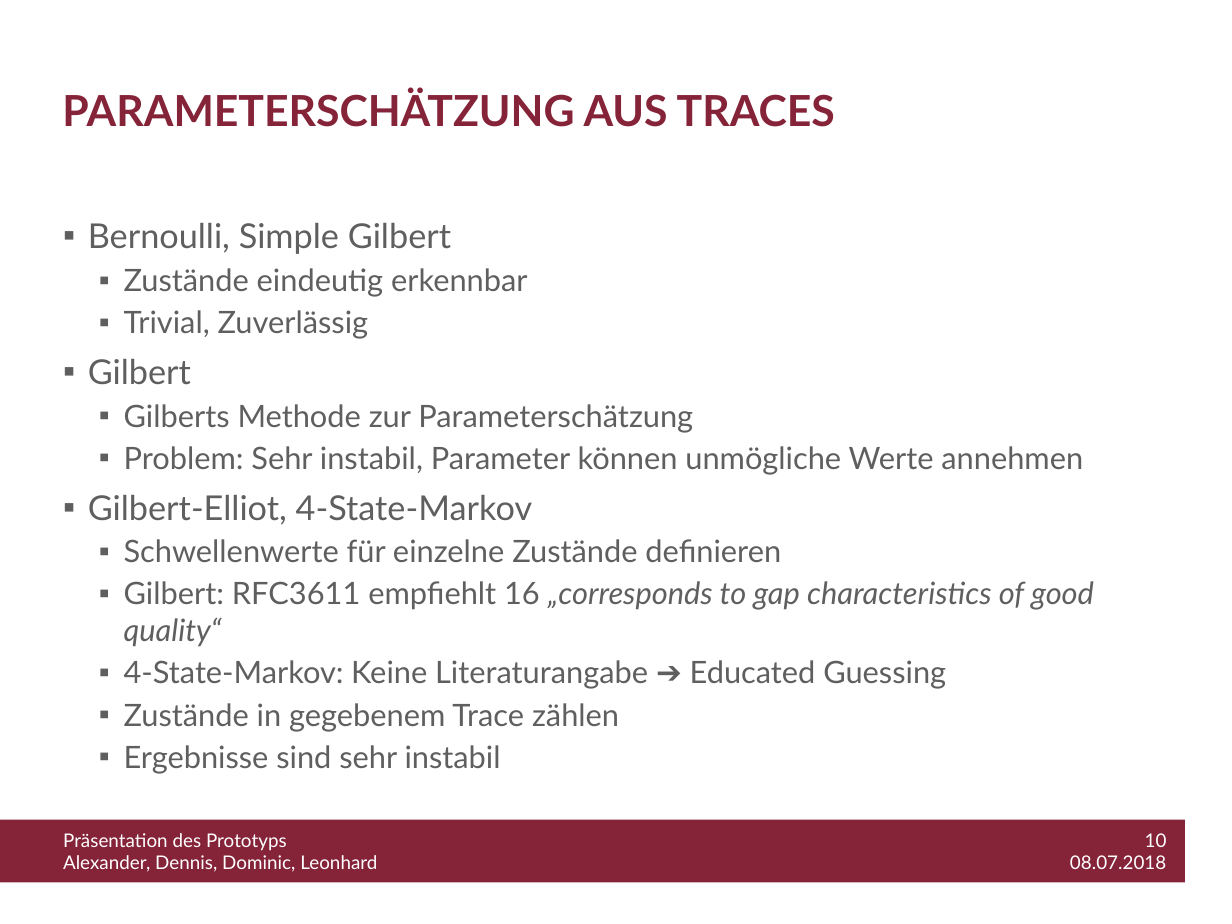
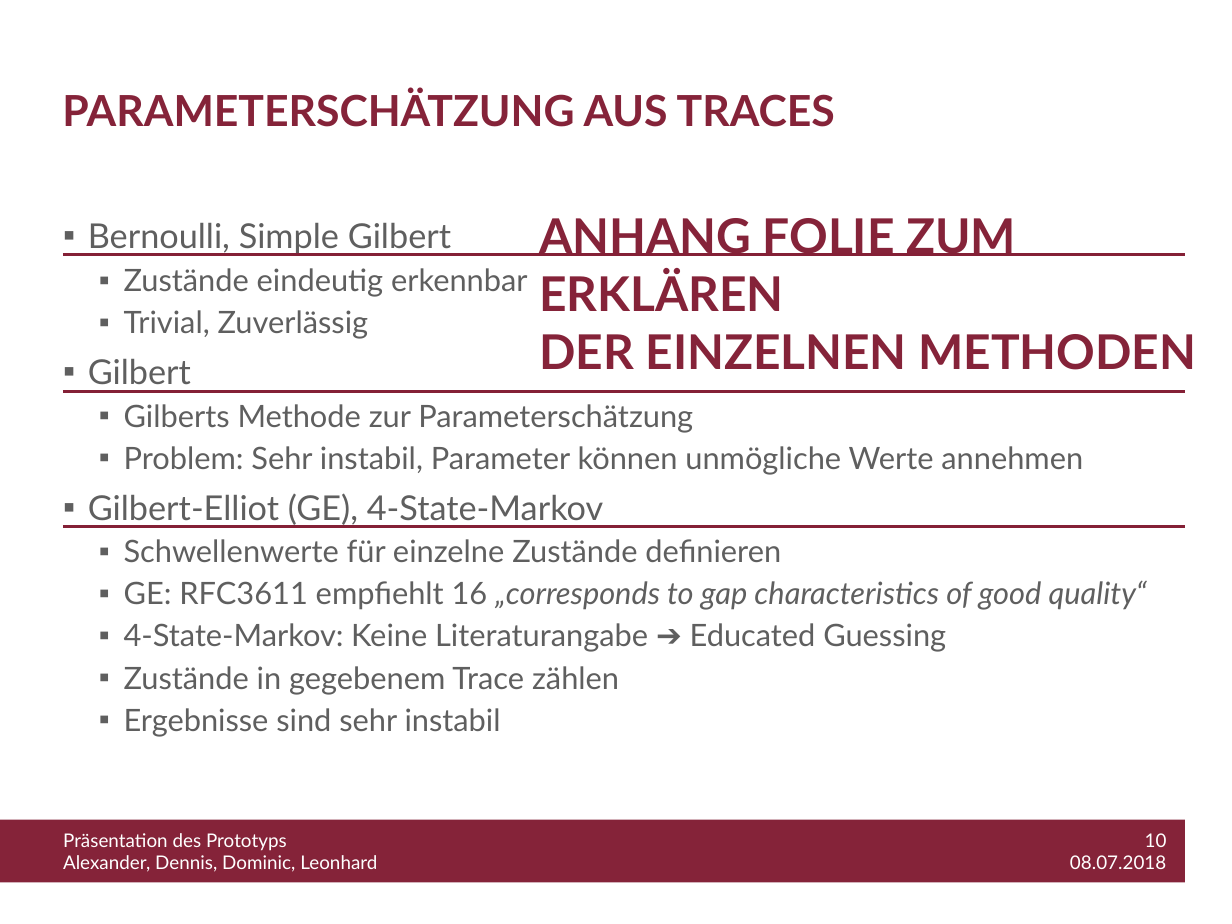
Before and after one commit to WiLEProjekt/Prototyp, a slide deck: slide 10 of Prototyp_Präsentation.pptx. Drawn at 1232x924 pixels with LibreOffice and Linux fonts; fonts in the diff are those of the drawing; background and template pictures are left out. Boxes give left, top, right and bottom in pixels: in the first picture for what was removed or moved away, otherwise in the second. Text is boxed around its words. In the diff, an @@ line names an element or a change of style, - is before the commit and + after.

```diff
--- a/Prototyp_Präsentation.pptx
+++ b/Prototyp_Präsentation.pptx
@@ text added at (539, 218, 1196, 370), 28 pt, text #852339, bold @@
+ANHANG FOLIE ZUM ERKLÄREN
+DER EINZELNEN METHODEN
@@ line added from (63, 255) to (1185, 255), #842036 1.5 pt @@
@@ line added from (63, 392) to (1185, 392), #842036 1.5 pt @@
@@ text at (88, 493, 604, 526): text changed @@
-▪ Gilbert-Elliot, 4-State-Markov
+▪ Gilbert-Elliot (GE), 4-State-Markov
@@ line added from (63, 527) to (1185, 527), #842036 1.5 pt @@
@@ text at (124, 580, 1147, 610): text changed @@
-  ▪ Gilbert: RFC3611 empfiehlt 16 „corresponds to gap characteristics of good quality“
+  ▪ GE: RFC3611 empfiehlt 16 „corresponds to gap characteristics of good quality“
```
Also in this commit, not shown: 1 other slide changed, 8 slides added, 1 slide removed.
